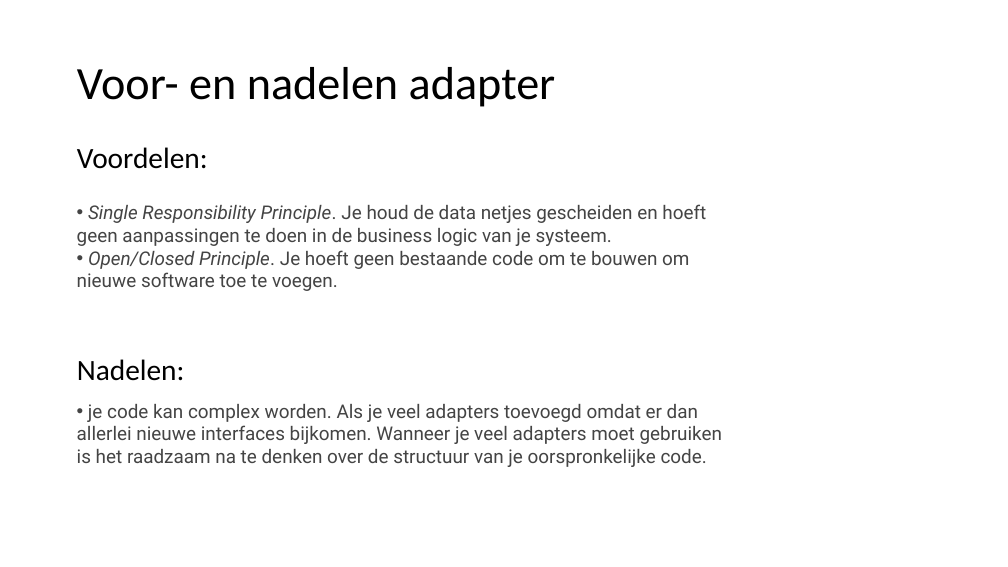
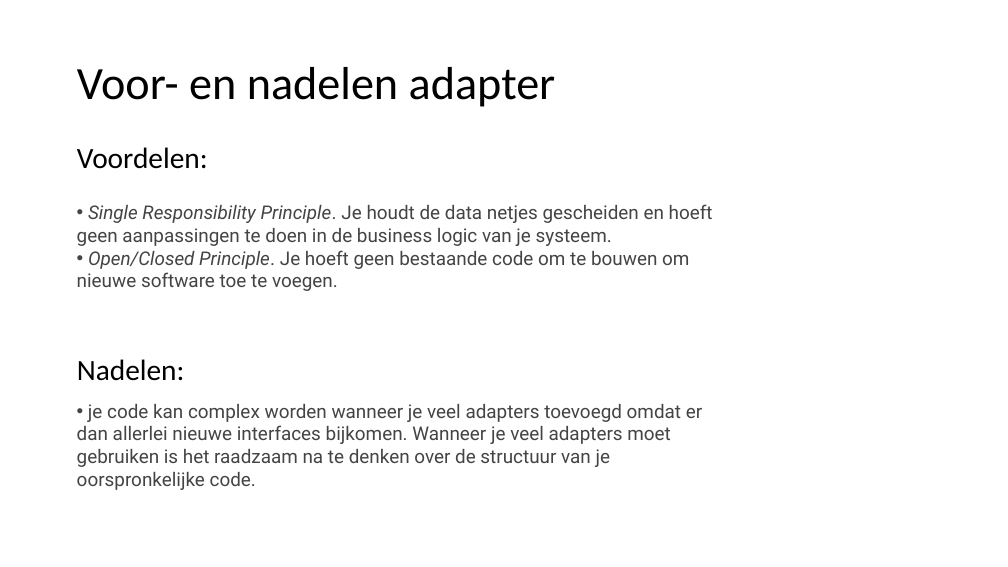
Before and after one commit to scvangils/TheVaultOrigineel, a slide deck: slide 14 of src/main/resources/Design Patterns/Adapter (1).pptx. Drawn at 1008x567 pixels with LibreOffice and Linux fonts; fonts in the diff are those of the drawing. Boxes give left, top, right and bottom in pixels: in the first picture for what was removed or moved away, otherwise in the second. Text is boxed around its words. In the diff, an @@ line names an element or a change of style, - is before the commit and + after.

Commit message:
useCase5 geupdate en design patterns adapter presentatie ook

```diff
--- a/src/main/resources/Design Patterns/Adapter (1).pptx
+++ b/src/main/resources/Design Patterns/Adapter (1).pptx
@@ text at [77, 204, 713, 246]: text changed @@
-• Single Responsibility Principle. Je houd de data netjes gescheiden en hoeft geen aanpassingen te doen in de business logic van je systeem.
+• Single Responsibility Principle. Je houdt de data netjes gescheiden en hoeft geen aanpassingen te doen in de business logic van je systeem.
@@ text at [77, 404, 702, 467]: text changed @@
-• je code kan complex worden. Als je veel adapters toevoegd omdat er dan allerlei nieuwe interfaces bijkomen. Wanneer je veel adapters moet gebruiken is het raadzaam na te denken over de structuur van je oorspronkelijke code.
+• je code kan complex worden wanneer je veel adapters toevoegd omdat er dan allerlei nieuwe interfaces bijkomen. Wanneer je veel adapters moet gebruiken is het raadzaam na te denken over de structuur van je oorspronkelijke code.
```
Also in this commit, not shown: 1 other slide changed, 1 other file.
